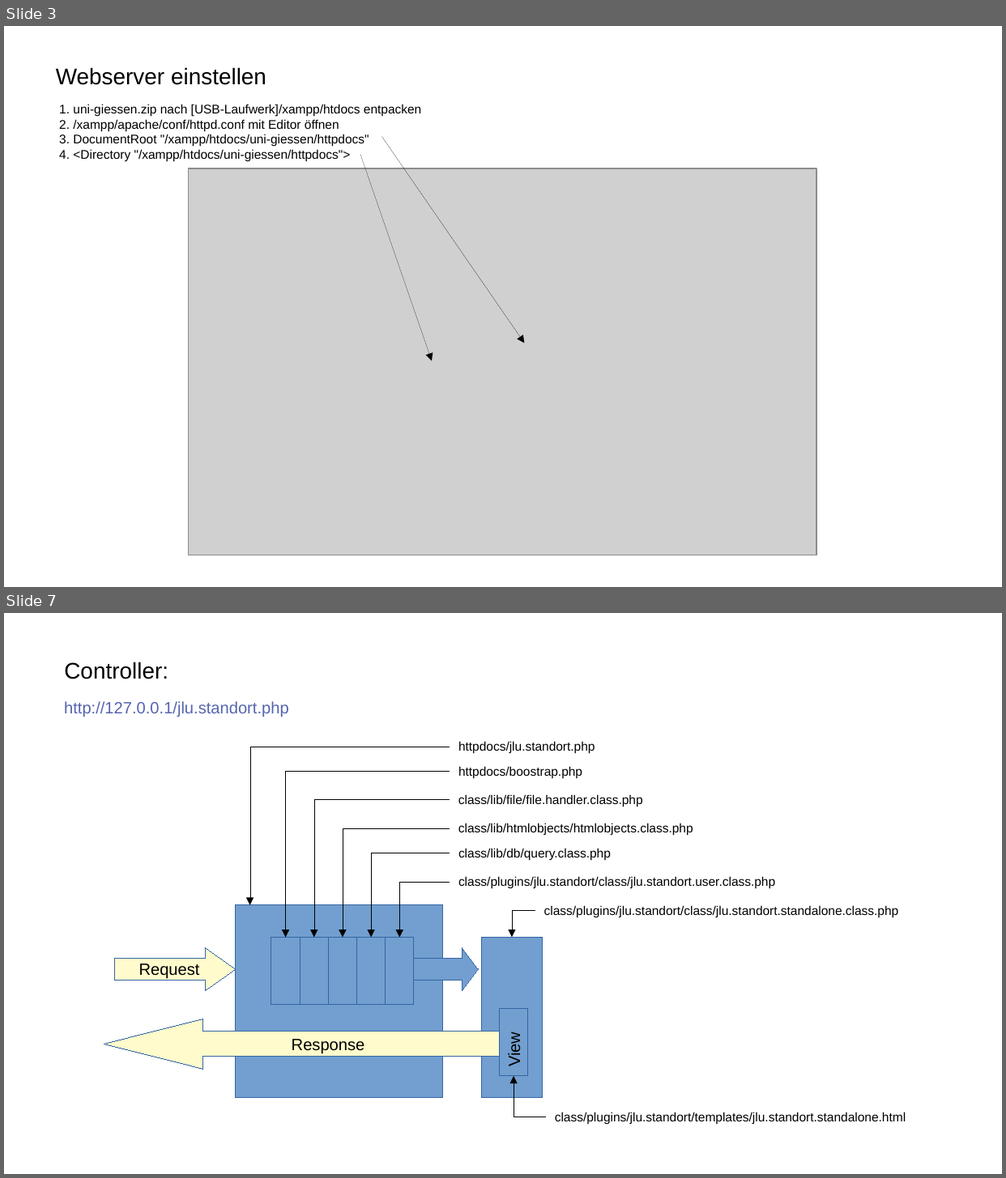
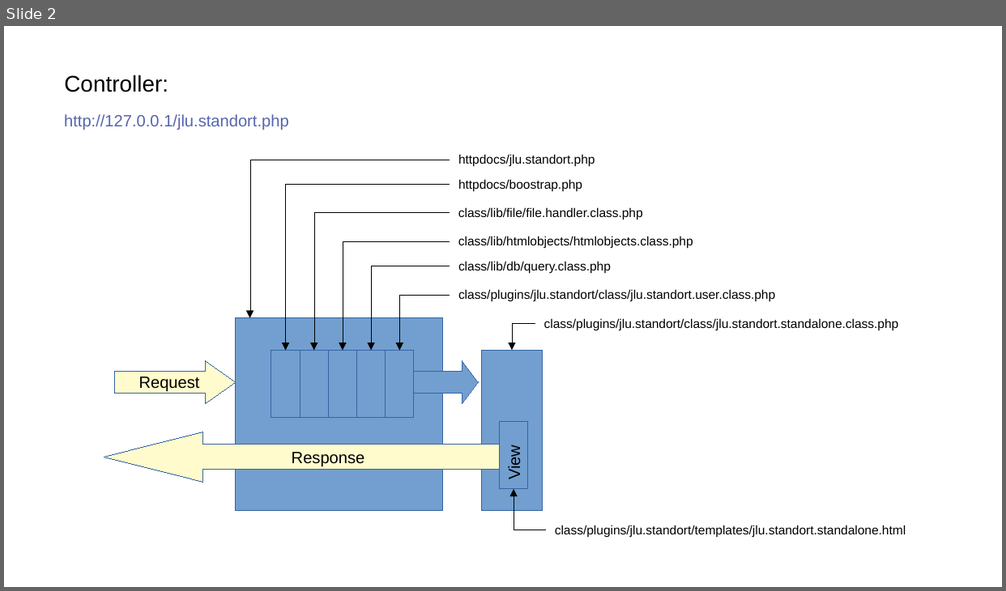
Before and after one commit to cafmone/jlu.standort, a slide deck: README.odp. Shown one above the other, each under a label of ours: slides 3 and 7 before the commit, slide 2 after it; the slides between them are not shown. The pictures are 1006x1178 and 1006x591 pixels, drawn with LibreOffice and Linux fonts; fonts in the diff are those of the drawing; grey boxes stand for pictures. Boxes give left, top, right and bottom in pixels: in the first picture for what was removed or moved away, otherwise in the second. Text is boxed around its words. In the diff, an @@ line names an element or a change of style, - is before the commit and + after.

```diff
--- a/README.odp
+++ b/README.odp
@@ slide 3 removed at (x1=4, y1=26, x2=1002, y2=587), background #FFFFFF @@
@@ text removed at (x1=56, y1=67, x2=266, y2=85) @@
-Webserver einstellen
@@ text removed at (x1=59, y1=104, x2=421, y2=161) @@
-1. uni-giessen.zip nach [USB-Laufwerk]/xampp/htdocs entpacken
-2. /xampp/apache/conf/httpd.conf mit Editor öffnen
-3. DocumentRoot "/xampp/htdocs/uni-giessen/httpdocs"
-4. <Directory "/xampp/htdocs/uni-giessen/httpdocs">
@@ arrow removed from (381, 136) to (525, 343) @@
@@ picture removed at (x1=189, y1=169, x2=817, y2=555) @@
@@ arrow removed from (360, 155) to (432, 361) @@
@@ what was slide 7 is now slide 2 @@
```
Also in this commit, not shown: 1 slide changed, 4 other slides removed, 2 other files.
